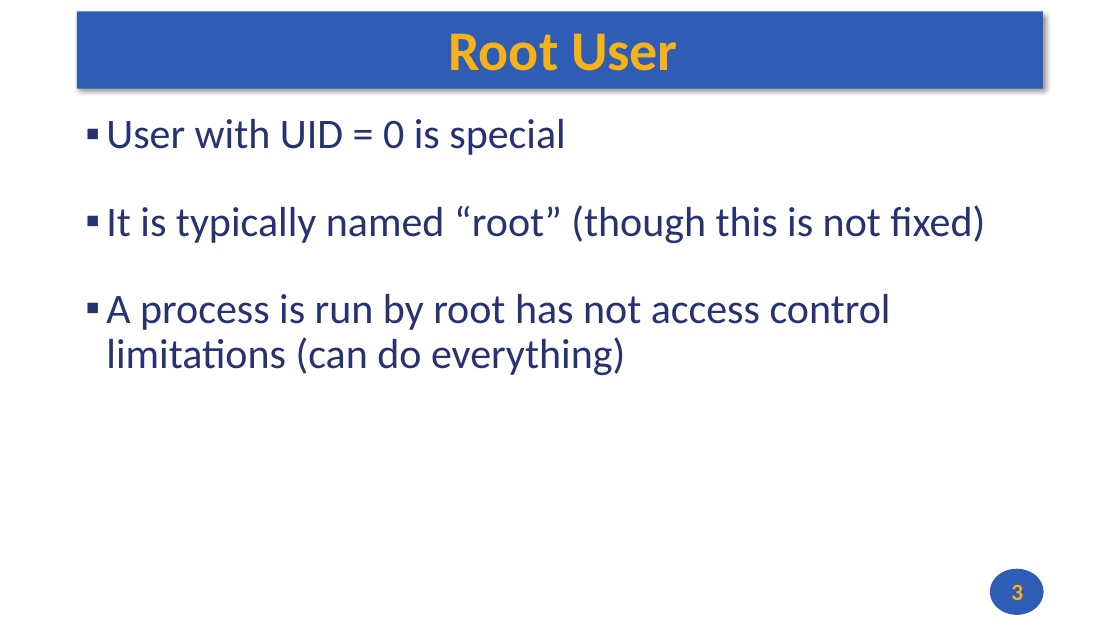
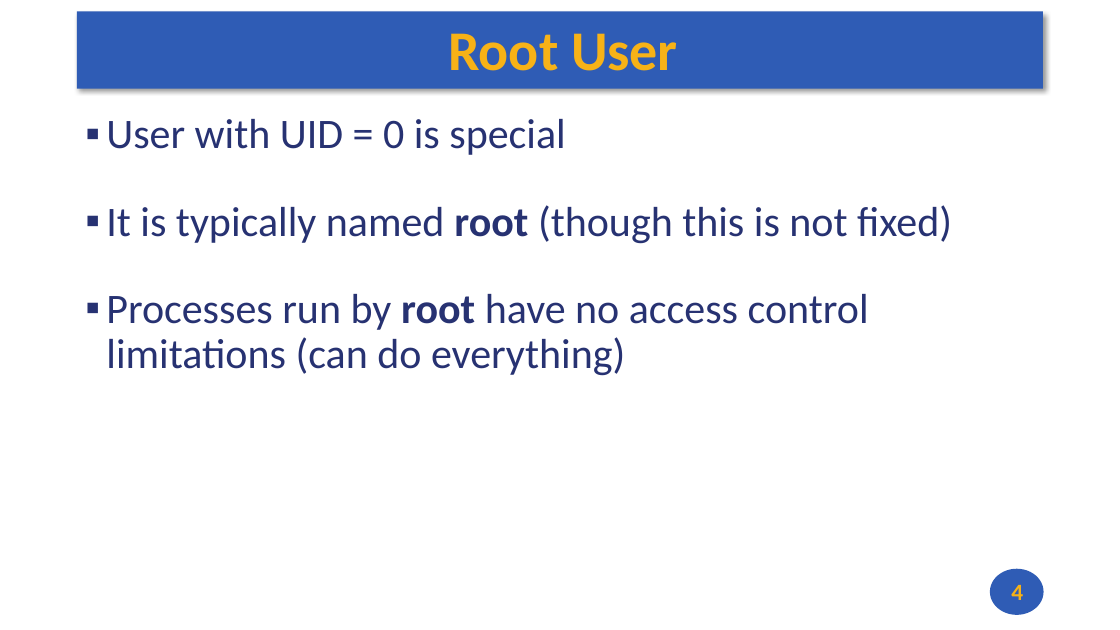
Before and after one commit to andrewt0301/hse-acos-course, a slide deck: slide 4 of docs/part2os/10_Permissions/OS_Lecture_10.pptx (slide 3 before the commit). Drawn at 1120x630 pixels with LibreOffice and Linux fonts; fonts in the diff are those of the drawing. Boxes give left, top, right and bottom in pixels: in the first picture for what was removed or moved away, otherwise in the second. Text is boxed around its words. In the diff, an @@ line names an element or a change of style, - is before the commit and + after.

```diff
--- a/docs/part2os/10_Permissions/OS_Lecture_10.pptx
+++ b/docs/part2os/10_Permissions/OS_Lecture_10.pptx
@@ text at [106, 205, 952, 376]: text changed @@
-▪ It is typically named “root” (though this is not fixed)
-▪ A process is run by root has not access control limitations (can do everything)
+▪ It is typically named root (though this is not fixed)
+▪ Processes run by root have no access control limitations (can do everything)
@@ page number at [1011, 585, 1023, 600]: text changed @@
-3
+4
```
Also in this commit, not shown: 7 slides added, 1 other file.
